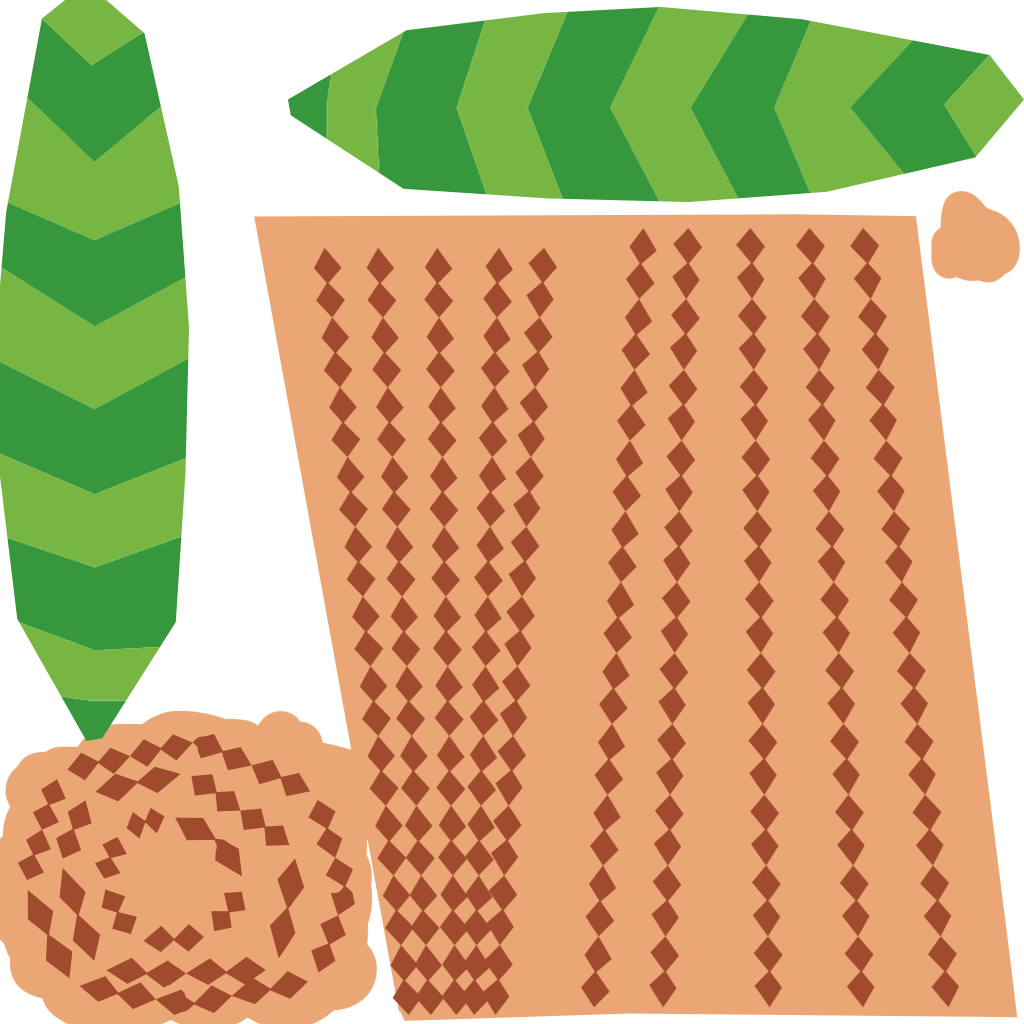
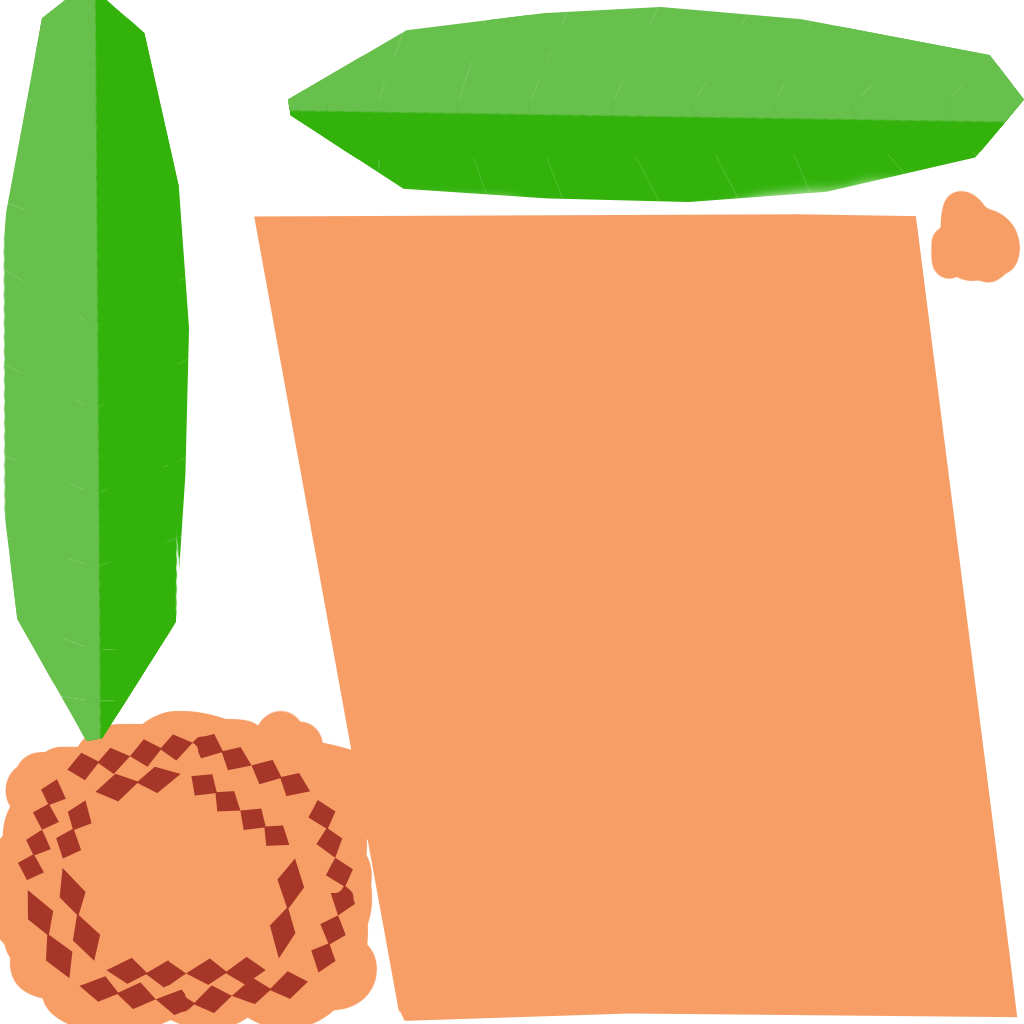
Before/after of a 1024x1024 layered artwork. What changed in the layer stack:
added layer "leaves2" above "Layer 4 copy" over (2, 0, 1024, 741)
hid "Layer 4 copy" over (288, 7, 1024, 202)
hid "Layer 5" over (95, 808, 246, 952)
hid "Layer 4" over (0, 0, 189, 741)
painted on "Layer 3" over (18, 734, 355, 1015)
hid "Layer 7" over (314, 228, 959, 1015)
painted on "tronc" over (0, 190, 1020, 1024)
